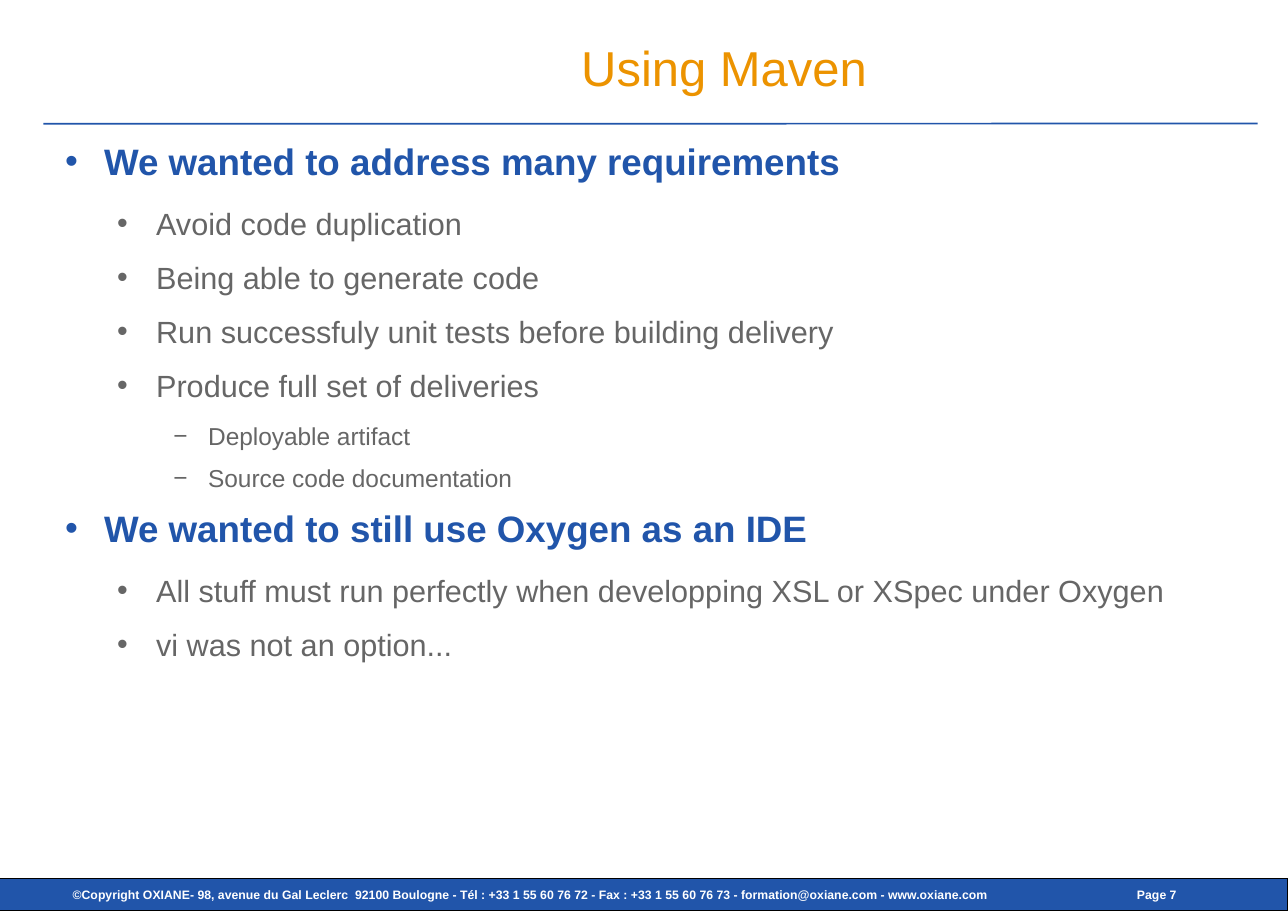
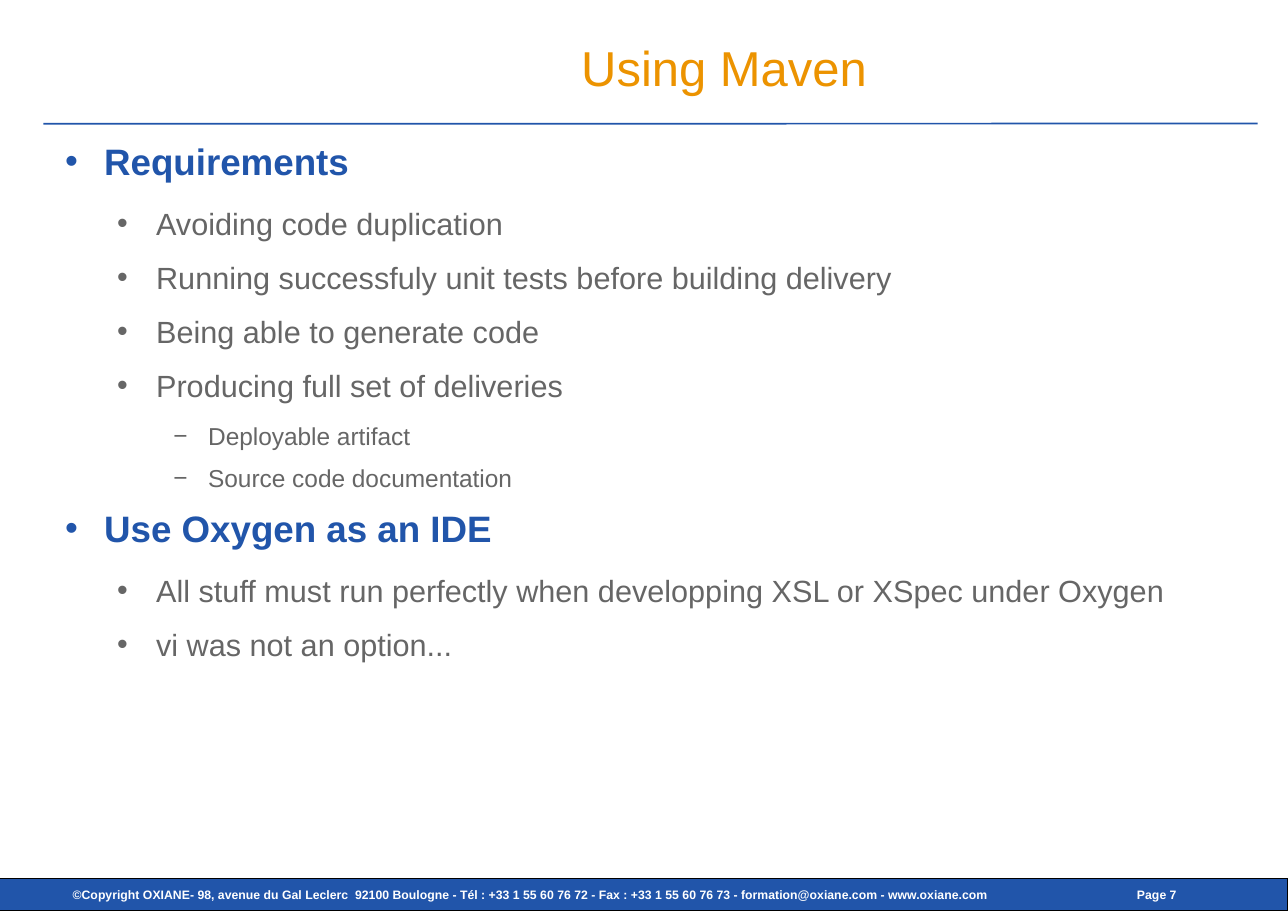
Before and after one commit to cmarchand/xmlprague-demo, a slide deck: slide 7 of src/site/slides_2.odp. Drawn at 1288x911 pixels with LibreOffice and Linux fonts; fonts in the diff are those of the drawing; background and template pictures are left out. Boxes give left, top, right and bottom in pixels: in the first picture for what was removed or moved away, otherwise in the second. Text is boxed around its words. In the diff, an @@ line names an element or a change of style, - is before the commit and + after.

```diff
--- a/src/site/slides_2.odp
+++ b/src/site/slides_2.odp
@@ text at box(104, 148, 892, 295): text changed; size 24 to 20 pt; text colour #2155AA to #666666; bold off @@
-• We wanted to address many requirements
-  • Avoid code duplication
+• Requirements
+  • Avoiding code duplication
+  • Running successfuly unit tests before building delivery
@@ text at box(156, 375, 563, 403): text changed @@
-  • Run successfuly unit tests before building delivery
-  • Produce full set of deliveries
+  • Producing full set of deliveries
@@ text at box(104, 516, 491, 549): text changed @@
-• We wanted to still use Oxygen as an IDE
+• Use Oxygen as an IDE
```
Also in this commit, not shown: 9 other slides changed, 1 slide removed, 6 other files.
